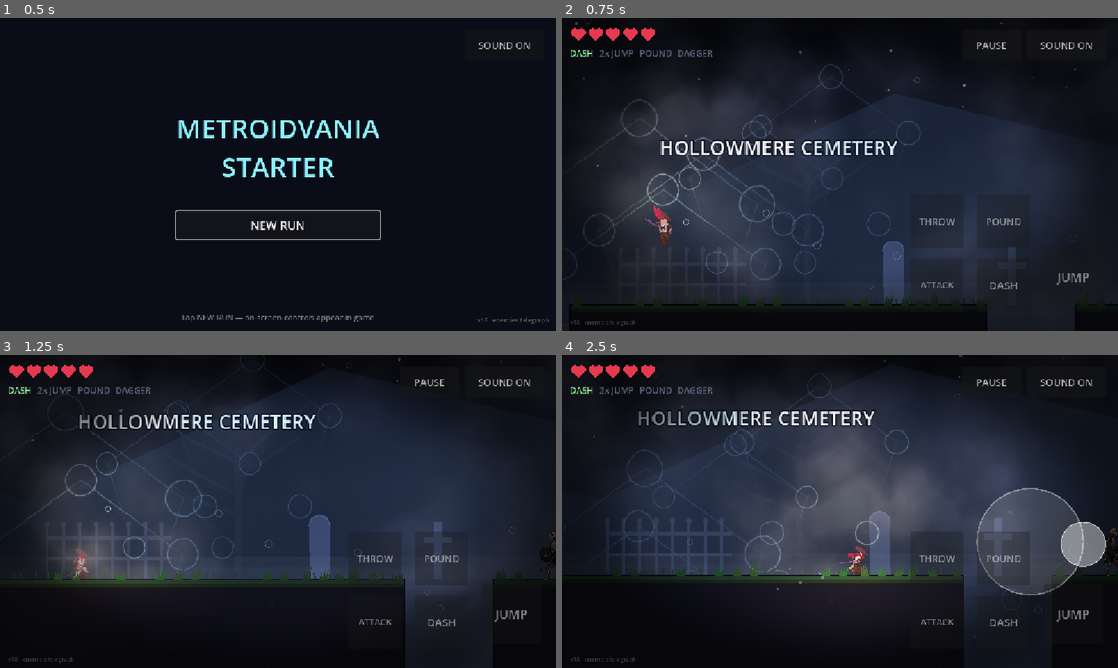
Above: before the commit, frames 1-4 (two rows, left to right).
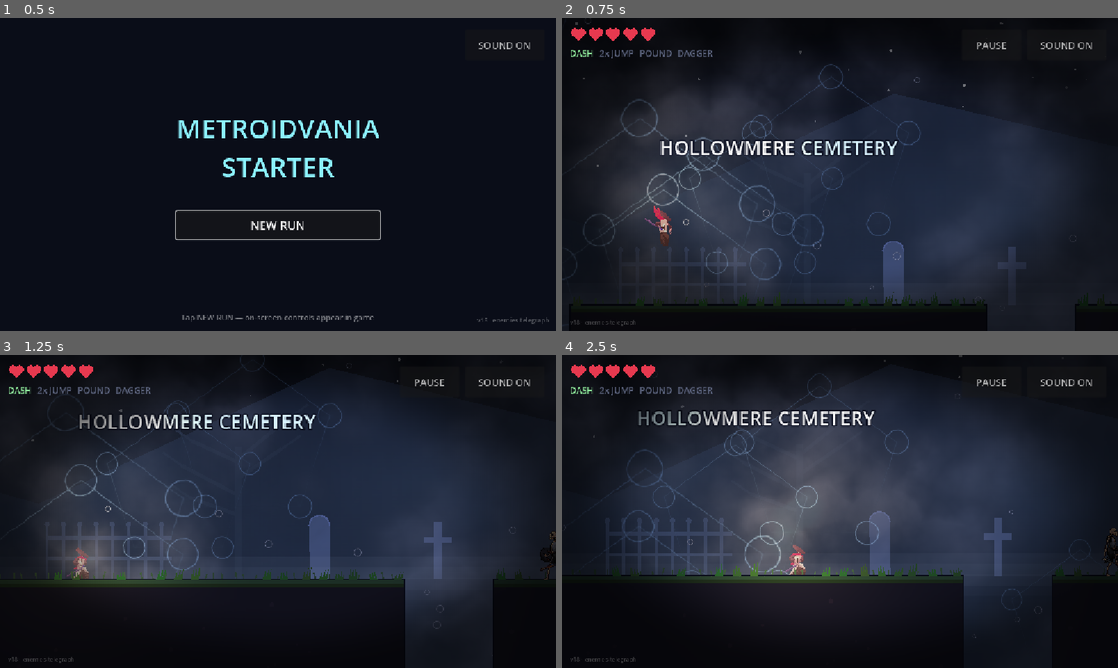
Above: after the commit, the same moments.

Repository: OuterHeavenX/godot-metroidvania-starter
Game: Godot game, scene res://src/ui/title.tscn
The game is run twice, just before and just after one commit, with the same random seed, the same clock (stepped at 60 frames per second) and the same inputs.
Inputs (mouse positions are in pixels of both pictures, inside the frame that each line leads up to):
- Up to frame 1 (0.5 s): no input
- Up to frame 2 (0.75 s): click "NEW RUN" at 0.5 s
- Up to frame 3 (1.25 s): no input
- Up to frame 4 (2.5 s): tap S (pound) at 1.25, 2 s; move the mouse to (962, 495) at 1.27 s; hold D (move_right) 1.28-2 s; tap J (attack) at 1.35 s; click (962, 495) at 1.42 s; tap Space (jump) at 1.52, 1.82 s; drag from (728, 527) to (1084, 542) at 2.02 s

Frame 1 is identical in both runs. In frame 2, 0.3% of the frame differs, in the area x 64-95%, y 64-87%; in frame 3, 0.6%; in frame 4, 8.9%, in the area x 22-98%, y 18-87%.

Commit message:
Add gamepad controls for Steam Deck support
- Add D-pad left/right for movement
- Map Y button to jump
- Map LB shoulder button to dash
- Map X button to attack
- Map A button to pound
- Map B button to throw
- Disable touch controls on non-mobile platforms (Android, iOS, Web)

This enables full gamepad support on Steam Deck while maintaining keyboard
controls for desktop and touch controls for mobile devices.

Diff:
--- a/project.godot
+++ b/project.godot
@@ -29,42 +29,49 @@
 move_left={
 "deadzone": 0.5,
 "events": [Object(InputEventKey,"resource_local_to_scene":false,"resource_name":"","device":-1,"window_id":0,"alt_press …(192 unchanged characters)…
-Object(InputEventKey,"resource_local_to_scene":false,"resour …(203 unchanged characters)… "location":0,"echo":false,"script":null)
+Object(InputEventKey,"resource_local_to_scene":false,"resour …(203 unchanged characters)… "location":0,"echo":false,"script":null),
+Object(InputEventJoypadButton,"resource_local_to_scene":false,"resource_name":"","device":0,"button_index":13,"pressure":0.0,"pressed":false,"script":null)
 ]
 }
 move_right={
 "deadzone": 0.5,
 "events": [Object(InputEventKey,"resource_local_to_scene":false,"resource_name":"","device":-1,"window_id":0,"alt_press …(193 unchanged characters)…
-Object(InputEventKey,"resource_local_to_scene":false,"resour …(203 unchanged characters)… "location":0,"echo":false,"script":null)
+Object(InputEventKey,"resource_local_to_scene":false,"resour …(203 unchanged characters)… "location":0,"echo":false,"script":null),
+Object(InputEventJoypadButton,"resource_local_to_scene":false,"resource_name":"","device":0,"button_index":14,"pressure":0.0,"pressed":false,"script":null)
 ]
 }
 jump={
 "deadzone": 0.5,
-"events": [Object(InputEventKey,"resource_local_to_scene":fa …(210 unchanged characters)… "location":0,"echo":false,"script":null)
+"events": [Object(InputEventKey,"resource_local_to_scene":fa …(210 unchanged characters)… "location":0,"echo":false,"script":null),
+Object(InputEventJoypadButton,"resource_local_to_scene":false,"resource_name":"","device":0,"button_index":3,"pressure":0.0,"pressed":false,"script":null)
 ]
 }
 dash={
 "deadzone": 0.5,
-"events": [Object(InputEventKey,"resource_local_to_scene":fa …(214 unchanged characters)… "location":0,"echo":false,"script":null)
+"events": [Object(InputEventKey,"resource_local_to_scene":fa …(214 unchanged characters)… "location":0,"echo":false,"script":null),
+Object(InputEventJoypadButton,"resource_local_to_scene":false,"resource_name":"","device":0,"button_index":4,"pressure":0.0,"pressed":false,"script":null)
 ]
 }
 attack={
 "deadzone": 0.5,
 "events": [Object(InputEventKey,"resource_local_to_scene":false,"resource_name":"","device":-1,"window_id":0,"alt_press …(193 unchanged characters)…
-Object(InputEventKey,"resource_local_to_scene":false,"resour …(200 unchanged characters)… "location":0,"echo":false,"script":null)
+Object(InputEventKey,"resource_local_to_scene":false,"resour …(200 unchanged characters)… "location":0,"echo":false,"script":null),
+Object(InputEventJoypadButton,"resource_local_to_scene":false,"resource_name":"","device":0,"button_index":2,"pressure":0.0,"pressed":false,"script":null)
 ]
 }
 pound={
 "deadzone": 0.5,
 "events": [Object(InputEventKey,"resource_local_to_scene":false,"resource_name":"","device":-1,"window_id":0,"alt_press …(193 unchanged characters)…
-Object(InputEventKey,"resource_local_to_scene":false,"resour …(203 unchanged characters)… "location":0,"echo":false,"script":null)
+Object(InputEventKey,"resource_local_to_scene":false,"resour …(203 unchanged characters)… "location":0,"echo":false,"script":null),
+Object(InputEventJoypadButton,"resource_local_to_scene":false,"resource_name":"","device":0,"button_index":0,"pressure":0.0,"pressed":false,"script":null)
 ]
 }
 
 throw={
 "deadzone": 0.5,
 "events": [Object(InputEventKey,"resource_local_to_scene":false,"resource_name":"","device":-1,"window_id":0,"alt_press …(193 unchanged characters)…
-Object(InputEventKey,"resource_local_to_scene":false,"resource_name":"","device":-1,"window_id":0,"alt_pressed":false,"shift_pressed":false,"ctrl_pressed":false,"meta_pressed":false,"pressed":false,"keycode":0,"physical_keycode":67,"key_label":0,"unicode":99,"location":0,"echo":false,"script":null)
+Object(InputEventKey,"resource_local_to_scene":false,"resource_name":"","device":-1,"window_id":0,"alt_pressed":false,"shift_pressed":false,"ctrl_pressed":false,"meta_pressed":false,"pressed":false,"keycode":0,"physical_keycode":67,"key_label":0,"unicode":99,"location":0,"echo":false,"script":null),
+Object(InputEventJoypadButton,"resource_local_to_scene":false,"resource_name":"","device":0,"button_index":1,"pressure":0.0,"pressed":false,"script":null)
 ]
 }
 
--- a/src/ui/touch_controls.gd
+++ b/src/ui/touch_controls.gd
@@ -3,7 +3,11 @@
 
 func _ready() -> void:
 	add_to_group("touch_controls")
-	visible = DisplayServer.is_touchscreen_available()
+	# Only show touch controls on actual mobile devices (phones/tablets)
+	# Steam Deck uses gamepad, not touch
+	var is_mobile := OS.get_name() in ["Android", "iOS", "Web"]
+	var has_touchscreen := DisplayServer.is_touchscreen_available()
+	visible = is_mobile and has_touchscreen
 	_bind($Attack, "attack")
 	_bind($Dash, "dash")
 	_bind($Jump, "jump")
